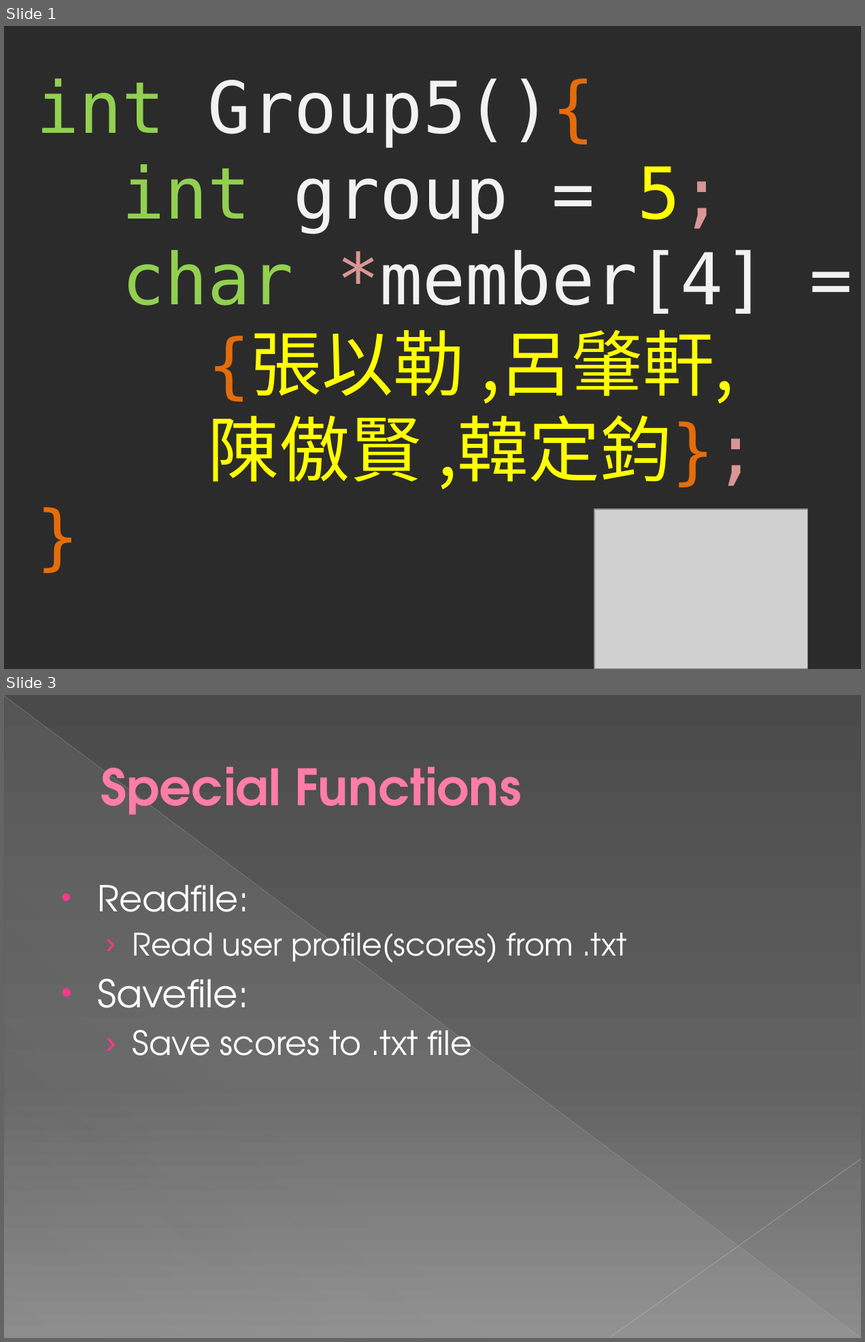
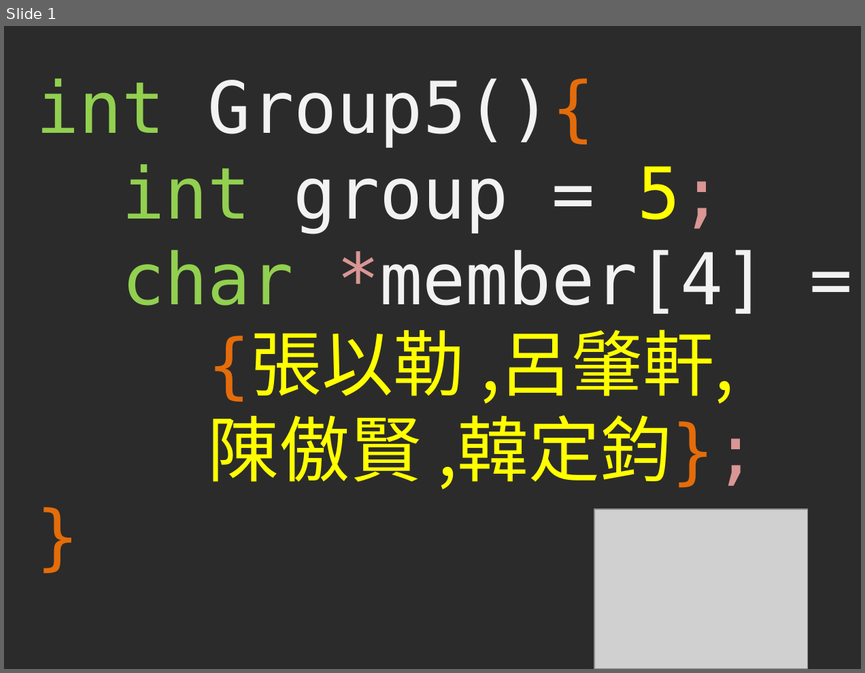
Before and after one commit to hihison/Group5_Project, a slide deck: 001.pptx. Shown one above the other, each under a label of ours: slides 1 and 3 before the commit, slide 1 after it; the slides between them are not shown. The pictures are 865x1342 and 865x673 pixels, drawn with LibreOffice and Linux fonts; fonts in the diff are those of the drawing; grey boxes stand for pictures; background and template pictures are left out; a plain dark background stands for a picture behind light text. Boxes give left, top, right and bottom in pixels: in the first picture for what was removed or moved away, otherwise in the second. Text is boxed around its words. In the diff, an @@ line names an element or a change of style, - is before the commit and + after.

```diff
--- a/001.pptx
+++ b/001.pptx
@@ slide 3 removed at bbox=[4, 695, 861, 1338], background gradient #4A4A4A to #626262 to #8C8C8C @@
@@ line removed from (4, 696) to (860, 1337) @@
@@ right triangle removed at bbox=[5, 697, 860, 1338] @@
@@ title removed at bbox=[101, 766, 521, 815] @@
-Special Functions
@@ text removed at bbox=[97, 885, 626, 1055] @@
-• Readfile:
-  › Read user profile(scores) from .txt
-• Savefile:
-  › Save scores to .txt file
@@ line removed from (861, 1159) to (610, 1337) @@
```
Also in this commit, not shown: 4 slides changed, 6 slides added, 4 other slides removed.
